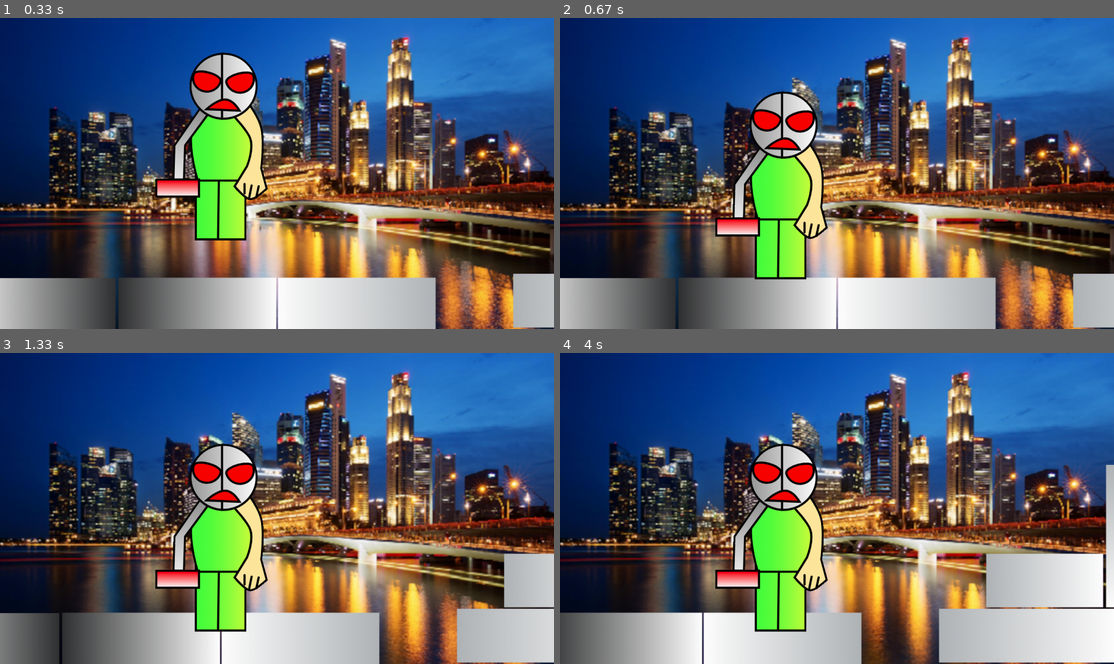
Above: before the commit, frames 1-4 (two rows, left to right).
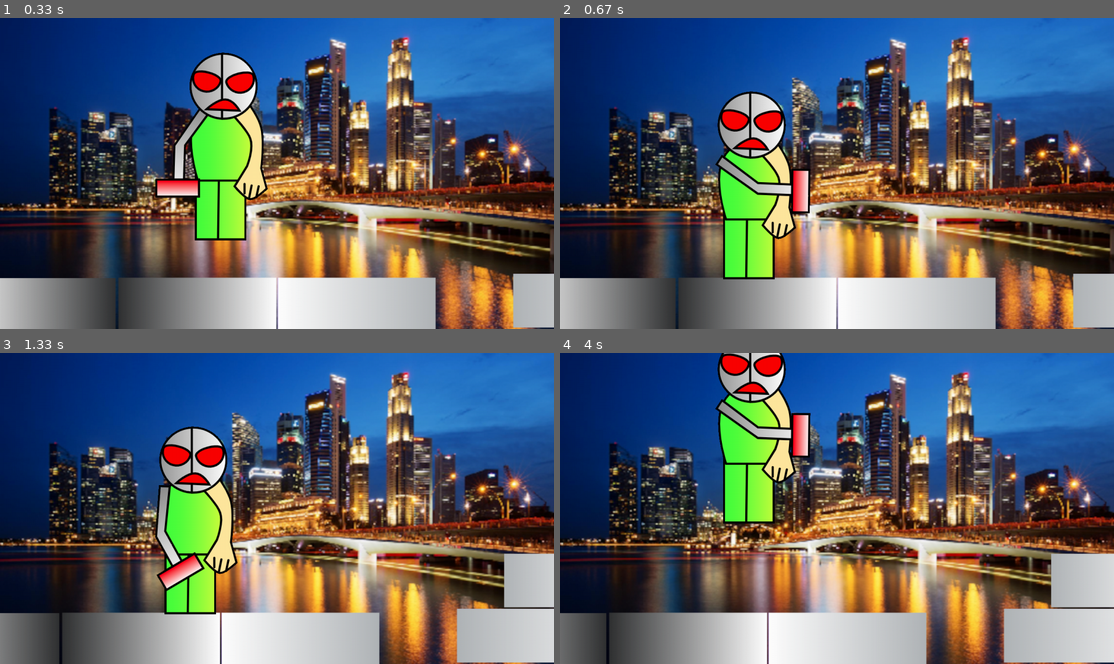
Above: after the commit, the same moments.

Repository: id-hkj/Strike-0---Python-Port
Game: pygame game, started from Strike 0/Strike 0.py
Two runs of this game, one before a commit and one after it. Both use one fixed random seed, a clock stepped at 60 frames per second and the inputs below.
Inputs:
- Up to frame 1 (0.33 s): no input
- Up to frame 2 (0.67 s): tap Space at 0.33 s
- Up to frame 3 (1.33 s): hold Right 0.67-1.13 s; tap Space at 0.73, 1.03, 1.23 s; hold W from 1.17 s (still down)
- Up to frame 4 (4 s): release W at 1.47 s; hold Right 1.5-1.97 s; tap Space at 1.57, 1.87, 2.07, 2.37, 2.63, 2.93, 3.07, 3.47, 3.77 s; hold A 2-2.53 s; hold Left 2.57-2.97 s; hold W 3-3.37 s; hold Right from 3.4 s (still down)

Frame 1 is identical in both runs. In frame 2, 9.9% of the frame differs, in the area x 28-49%, y 23-85%; in frame 3, 10%; in frame 4, 32%, in the area x 0-100%, y 0-100%.

Commit message:
Working Towards Things
You can now press the spacebar for shooting! This also has wasd controls. I've slightly object-oriented the blocks, and have completed the shooting animation. How I landed up doing this was I screen capped the Scratch Animation, then went through it frame by frame, to find the timings.
The last thing I worked on was adding a new object titled Buttons (It was something like that.) This is for later when I add a title screen/HowToPlay screen/Updates Screen etc.

Diff:
--- a/Strike 0/Strike 0.py
+++ b/Strike 0/Strike 0.py
@@ -2,6 +2,8 @@
 
 import pygame
 import os
+
+from pygame.constants import WINDOWHIDDEN
 pygame.init()
 os.chdir(os.path.dirname(os.path.abspath(__file__)))
 
@@ -18,7 +20,6 @@
 scrollX = 0
 scrollY = 0
 Scroll_Speed = 10
-Shooting = False
 run = True
 
 print(SCREENX)
@@ -27,7 +28,7 @@
 
 #IMAGE LOADS/ANIMATION VARS
 bg_Gameplay_UNSCALED = pygame.image.load(os.path.join('Sprites', 'Bg.png')).convert()
-Hero_Left_UNSCALED = [pygame.image.load(os.path.join('Sprite …(101 unchanged characters)… 'ShootingLift1_Left.png')).convert_alpha, pygame.image.load(os.path.join('Sprites', 'Hero', 'ShootingLift2_Left.png')).convert_alpha, pygame.image.load(os.path.join('Sprites', 'Hero', 'Lifted_Left.png')).convert_alpha()]
+Hero_Left_UNSCALED = [pygame.image.load(os.path.join('Sprite …(101 unchanged characters)… 'ShootingLift1_Left.png')).convert_alpha(), pygame.image.load(os.path.join('Sprites', 'Hero', 'ShootingLift2_Left.png')).convert_alpha(), pygame.image.load(os.path.join('Sprites', 'Hero', 'Lifted_Left.png')).convert_alpha()]
 Hero_Right_UNSCALED = [pygame.image.load(os.path.join('Sprites', 'Hero', 'ReadyPos_Right.png')).convert_alpha(), pygame …(271 unchanged characters)…
 Blocks_Set_1_UNSCALED = pygame.image.load(os.path.join('Sprites', 'Blocks', 'Map_NoScrollY.png')).convert_alpha()
 
@@ -47,18 +48,46 @@
         self.ShootCount = 0
         self.Shooting = False
         self.UpCount = 100
-    def Drawing(self, win):
+        self.UpAble = True
+
+    def Drawing(self, win, pos):
         self.win = win
-        #Blocks
-        self.win.blit(Blocks_Set_1, (scrollX - int(BLOCK_SET_1_WIDTH * 0.137), scrollY + int(SCREENY * 0.361)))
-        #Hero
+        self.pos = pos
         if (Hero.Right == True):
-            self.win.blit(Hero_Right_UNSCALED[0], (Hero.x, Hero.y))
+            self.win.blit(Hero_Right_UNSCALED[self.pos], (self.x, self.y))
         if (Hero.Right == False):
-            self.win.blit(Hero_Left_UNSCALED[0], (Hero.x, Hero.y))
+            self.win.blit(Hero_Left_UNSCALED[self.pos], (self.x, self.y))
+
+class Blocks(object):
+    def __init__(self, IMAGE):
+        self.IMAGE = IMAGE
+
+    def Drawing(self, win, X, Y):
+        self.win = win
+        self.X = X
+        self.Y = Y
+
+        self.win.blit(self.IMAGE, (self.X, self.Y))
+
+class Button(object):
+    def __init__(self, x, y, width, height, img):
+        self.x = x
+        self.y = y
+        self.width = width
+        self.height = height
+        self.img = img
+
+    def Click(self, event):
+        self.event = event
+        MouseX, MouseY = pygame.mouse.get_pos()
+
+        if pygame.mouse.get_pressed()[0] and MouseX >= self.x and MouseX <= (self.width + self.x) and MouseY >= self.y and MouseY <= (self.height + self.y):
+            pygame.time.delay(50)
+            self.event
 
 #SPRITES
 Hero = Player(int(SCREENX*0.28038), 0)
+Blocks_1 = Blocks(Blocks_Set_1)
 
 #FUNCTIONS
 def Gameplay():
@@ -68,38 +97,62 @@
     global Hero
     global scrollX
     global scrollY
-
+    pos = 0
     #Ok, It wasn't that many.
 
     #BOUNDARIES
     if Hero.y <= 200 and Hero.UpCount == 100:
         Hero.y += 10
+        Hero.UpAble = False
+    else:
+        Hero.UpAble = True
 
     #KEY PRESSED EVENTS
-    if KEYS[pygame.K_LEFT]:
+
+    if KEYS[pygame.K_LEFT] or KEYS[pygame.K_a]:
         scrollX += Scroll_Speed
         Hero.Right = False
-    if KEYS[pygame.K_RIGHT]:
+    if KEYS[pygame.K_RIGHT] or KEYS[pygame.K_d]:
         scrollX -= Scroll_Speed
         Hero.Right = True
-    if KEYS[pygame.K_UP] and Hero.UpCount == 100:
+    if KEYS[pygame.K_UP]  or KEYS[pygame.K_w] and Hero.UpCount == 100 and Hero.UpAble == True:
         Hero.UpCount = 25
 
-    if Hero.UpCount <= 25 and Hero.UpCount > -25:
-        if Hero.UpCount <= 0:
-            neg = -1
-        else:
-            neg = 1
-        Hero.y -= (10 * neg)
+    if Hero.UpCount <= 25 and Hero.UpCount > 0:
+        Hero.y -= 10
         Hero.UpCount -= 1
     else:
         Hero.UpCount = 100
 
     if KEYS[pygame.K_SPACE] and Hero.Shooting == False:
         Hero.Shooting = True
+        Hero.ShootCount = 23
 
+    if Hero.ShootCount > 0 and Hero.Shooting == True:
+        if Hero.ShootCount > 21:
+            pos = 1
+        elif Hero.ShootCount > 19:
+            pos = 2
+        elif Hero.ShootCount > 3:
+            pos = 3
+        elif Hero.ShootCount > 1:
+            pos = 2
+        elif Hero.ShootCount > 0:
+            pos = 1
+        else:
+            print('ERROR')
+        Hero.ShootCount -= 1
+    else:
+        Hero.Shooting = False
+        Hero.ShootCount = 25
+        Hero.pos = 0
+
+    #DRAWING
     win.blit(bg_Gameplay, (0, 0))
-    Hero.Drawing(win)
+
+    Blocks_1.Drawing(win, scrollX - int(BLOCK_SET_1_WIDTH * 0.137), scrollY + int(SCREENY * 0.361))
+    Hero.Drawing(win, pos)
+
     pygame.display.update()
 
 #MAIN GAME LOOP
